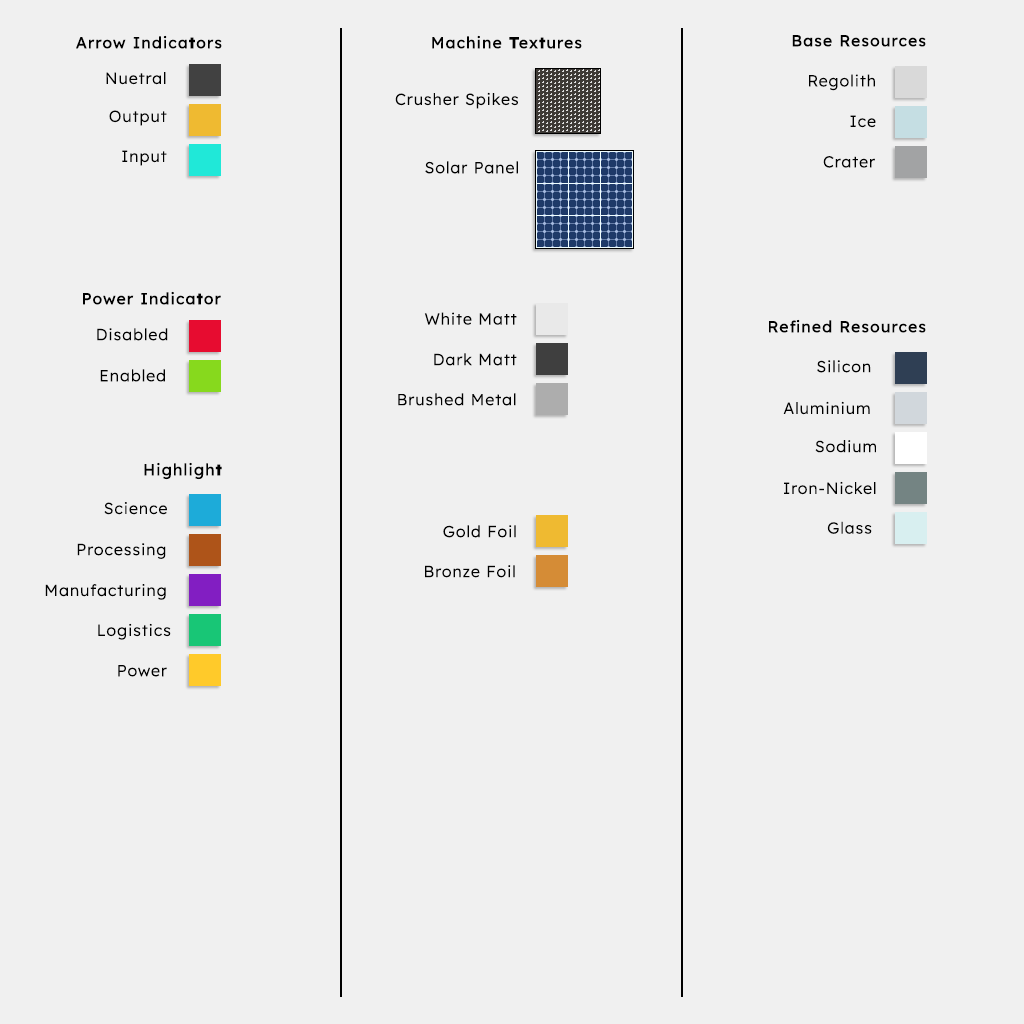
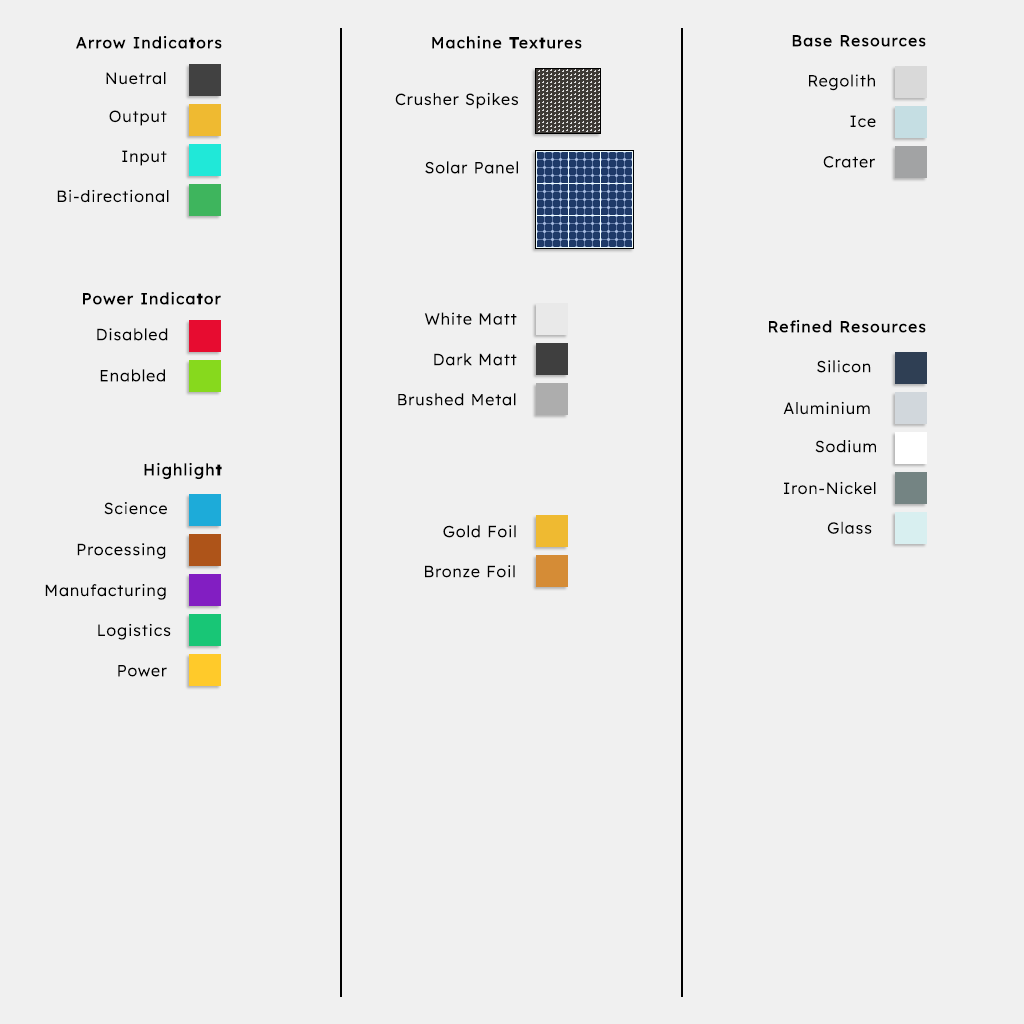
Layers edited between the first and the second 1024 x 1024 image:
added layer "Bi-directional" in group "Titles" over [57, 189, 169, 203]
added layer "Rectangle 1 copy 12" (1st of 2, in "Group 1" › "Blocks") in group "Blocks" over [189, 184, 221, 216]
